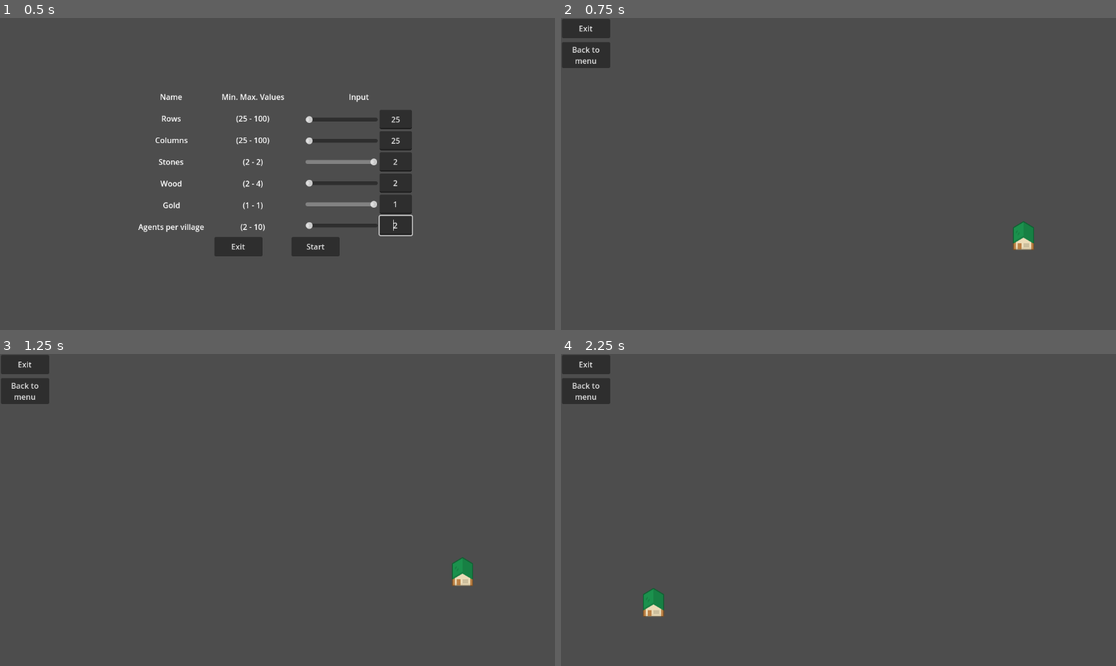
Above: before the commit, frames 1-4 (two rows, left to right).
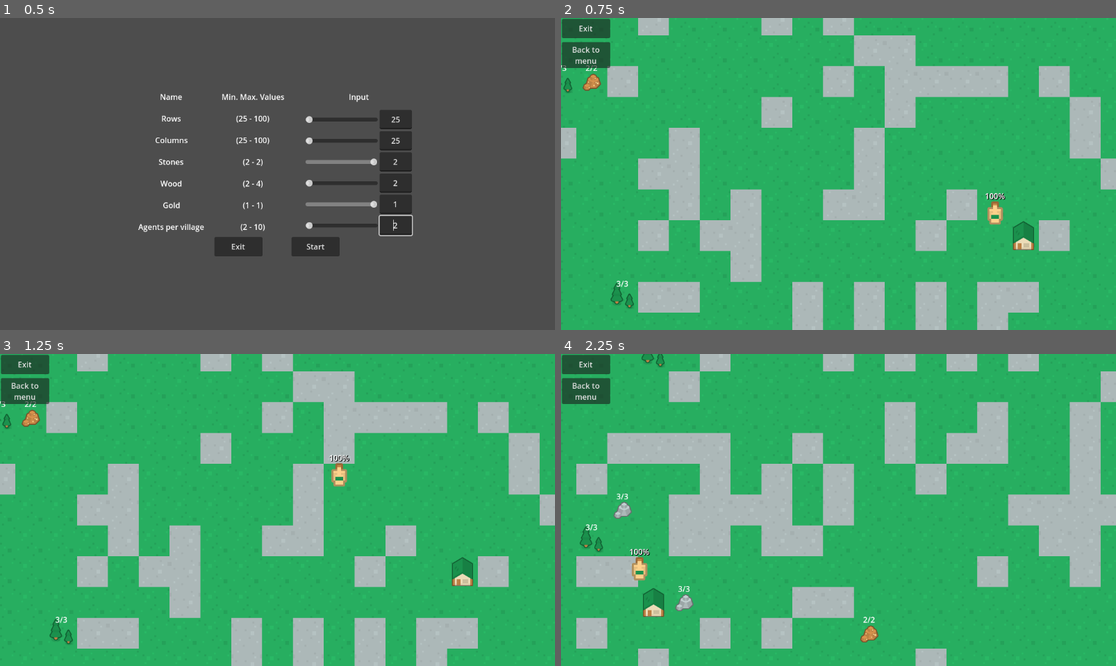
Above: after the commit, the same moments.

Repository: ApostolisSiampanis/intelligent-agents
Game: Godot game, scene res://scenes/input_screen.tscn
Two runs of this game, one before a commit and one after it. Both use one fixed random seed, a clock stepped at 60 frames per second and the inputs below.
Inputs:
- Up to frame 1 (0.5 s): no input
- Up to frame 2 (0.75 s): click "Start" at 0.5 s
- Up to frame 3 (1.25 s): no input
- Up to frame 4 (2.25 s): click "Back to menu" at 1.25 s; click "Start" at 2 s

Frame 1 is identical in both runs. In frame 2, 100% of the frame differs, in the area x 0-100%, y 0-100%; in frame 3, 100%; in frame 4, 100%.
Error before the commit: Invalid call. Nonexistent function 'set_tile_map' in base 'CharacterBody2D (agent.gd)'. (res://scripts/map_generator.gd:86)
Error after the commit: Invalid call. Nonexistent function 'get_tile_size' in base 'TileMap (map_generator.gd)'. (res://scripts/agent.gd:96)

Commit message:
Update map_generator.gd
- Remove unused variables: tile_map, button_exit.
- Introduce timer and resource collider references.
- Initialize AGENTS array for agent storage.
- Rename tiles_placement_into_the_map to generate_map.
- Create helper functions for resource colliders and agent creation.
- Update generate_map to include collider & agent creation.

Diff:
--- a/scripts/map_generator.gd
+++ b/scripts/map_generator.gd
@@ -1,13 +1,21 @@
 extends TileMap
 
 
-@onready var tile_map := $"."
-@onready var button_exit = $"../ButtonExit"
+@onready var timer = %Timer
+
 
 const AGENT = preload("res://scenes/agent.tscn")
+const RESOURCE_COLLIDER = preload("res://scenes/resource_collider.tscn")
+
+const TILE_SIZE := Vector2i(64,64)
+const MAX_Y := 100
+
+var AGENTS := [] # stores all created agent instances
+
 
 ''' Random number generator '''
 var rng := RandomNumberGenerator.new()
+
 
 ''' Tiles coordinates based on medieval_tilesheet (TileSet) '''
 const village_1_tile_coords := {'x': 5, 'y': 6}
@@ -27,8 +35,9 @@
 static var stone: int # number of gold resources
 static var wood: int # number of wood resources
 static var gold: int # number of gold resources
-static var agents: int # number of agents
+static var agents: int # number of agents per village
 static var obstacles: int  # number of obstacles
+
 
 ''' Functions '''
 static func set_input_arguments(
@@ -52,14 +61,14 @@
 	# Set a random seed for the RandomNumberGenerator
 	randomize()
 
-	# Center the tile_map
+	# Center the tile map
 	var viewport_size: Vector2 = get_viewport_rect().size
-	tile_map.set_position(Vector2(
-		viewport_size.x / 2 - (cols * 64) / 2,
-		viewport_size.y / 2 - (rows * 64) / 2))
+	self.set_position(Vector2(
+		viewport_size.x / 2 - (float(cols) * 64) / 2,
+		viewport_size.y / 2 - (float(rows) * 64) / 2))
 
 	# Arrays initialization
-	var map : Array
+	var map: Array
 	var available_rows: Array
 
 	for y in rows:
@@ -69,42 +78,44 @@
 		for x in range(1, cols-1):
 			map[y].append(x)
 
-	# Tiles placement into the map
-	tiles_placement_into_the_map(map, available_rows)
-
-func tiles_placement_into_the_map(map: Array, available_rows: Array) -> void:
-	"""
-
-	"""
-	var village_1 := add_foreground_tile(map, available_rows, village_1_tile_coords) # village 1 placement
-	var village_2 := add_foreground_tile(map, available_rows, village_2_tile_coords) # village 2 placement
-
-	# Code to spawn agent
-	var agent = AGENT.instantiate()
-	var coords := map_to_local(Vector2(village_1.x, village_1.y))
-	agent.position = coords
-	agent.set_tile_map(tile_map)
+	# Map generation
+	generate_map(map, available_rows)
+
+	# Place agents into the tile map to start exploring
+	for agent in AGENTS:
+		add_child(agent)
+
+func generate_map(map: Array, available_rows: Array) -> void:
+	"""
+		This function generates a map populated with villages, resources, obstacles, and agents.
+	"""
+	var village_1_coords := add_foreground_tile(map, available_rows, village_1_tile_coords) # village_1 tile placement
+	var village_2_coords := add_foreground_tile(map, available_rows, village_2_tile_coords) # village_2 tile placement
+	var resource_coords: Dictionary
 
 	for y in rows:
 		for x in cols:
 			add_background_tile(x, y) # background tile placement
 
-			if stone > 0: # stone placement
-				add_foreground_tile(map, available_rows, stone_tile_coords)
+			if stone > 0: # stone tile placement
+				resource_coords = add_foreground_tile(map, available_rows, stone_tile_coords)
+				add_collider_for_resource(resource_coords, stone + ((y+1) * (x+1)), "stone")
 				stone -= 1
-			if gold > 0: # gold placement
-				add_foreground_tile(map, available_rows, gold_tile_coords)
+			if gold > 0: # gold tile placement
+				resource_coords = add_foreground_tile(map, available_rows, gold_tile_coords)
+				add_collider_for_resource(resource_coords, gold + ((y+1) * (x+1)), "gold")
 				gold -= 1
-			if wood > 0: # wood placement
-				add_foreground_tile(map, available_rows, wood_tile_coords)
+			if wood > 0: # wood tile placement
+				resource_coords = add_foreground_tile(map, available_rows, wood_tile_coords)
+				add_collider_for_resource(resource_coords, wood + ((y+1) * (x+1)), "wood")
 				wood -= 1
-			if agents > 0: # agents placement
-				# Todo: Agents placement
+			if agents > 0: # in each iteration create one agent for each village
+				AGENTS.append(create_agent(AGENT.instantiate(), 0, village_1_coords)) # agent for village 1
+				AGENTS.append(create_agent(AGENT.instantiate(), 1, village_2_coords)) # agent for village 2
 				agents -= 1
-			if obstacles > 0: # obstacles placement
+			if obstacles > 0: # obstacles tile placement
 				add_foreground_tile(map, available_rows, obstacle_tile_coords)
 				obstacles -= 1
-	add_child(agent)
 
 func add_foreground_tile(map: Array, available_rows: Array,	tile_coords: Dictionary) -> Dictionary:
 	"""
@@ -113,7 +124,7 @@
 		  within that row from map.
 		- If the chosen row becomes empty after removing the selected position,
 		  it's also removed from available_rows.
-		- Returns a dictionary containing the x and y coordinates.
+		- Returns a dictionary containing the placed tile's x and y coordinates in the map.
 	"""
 	var idx_of_y: int = rng.randi_range(0, len(available_rows)-1)
 	var y: int = available_rows[idx_of_y]
@@ -143,12 +154,28 @@
 		set_cell(0, Vector2i(x, y),
 				 0, Vector2i(grass_tile_coords.x, grass_tile_coords.y))
 
-
-const tile_size = Vector2i(64,64)
-const MAX_Y = 100
-
-func get_tile_size():
-	return tile_size
+func add_collider_for_resource(resource_coords: Dictionary, quantity: int, type: String) -> void:
+	"""
+		Adds a collider for a resource at the specified coordinates with quantity and type.
+	"""
+	var resource_collider := RESOURCE_COLLIDER.instantiate()
+	var coords := map_to_local(Vector2i(resource_coords.x, resource_coords.y))
+	resource_collider.position = coords
+	resource_collider.set_total_quantity(quantity)
+	resource_collider.type = type
+	resource_collider.z_index = 3
+	add_child(resource_collider)
+
+func create_agent(agent: Node, agent_idx: int, village_coords: Dictionary) -> Node:
+	"""
+		Initializes and positions an agent at the village with a reference to the tile map and timer.
+	"""
+	agent.position = map_to_local(Vector2(village_coords.x, village_coords.y))
+	agent.tile_map = self
+	agent.get_child(agent_idx).visible = true
+	agent.timer = timer
+	agent.z_index = 4
+	return agent
 
 
 class TileInfo:
